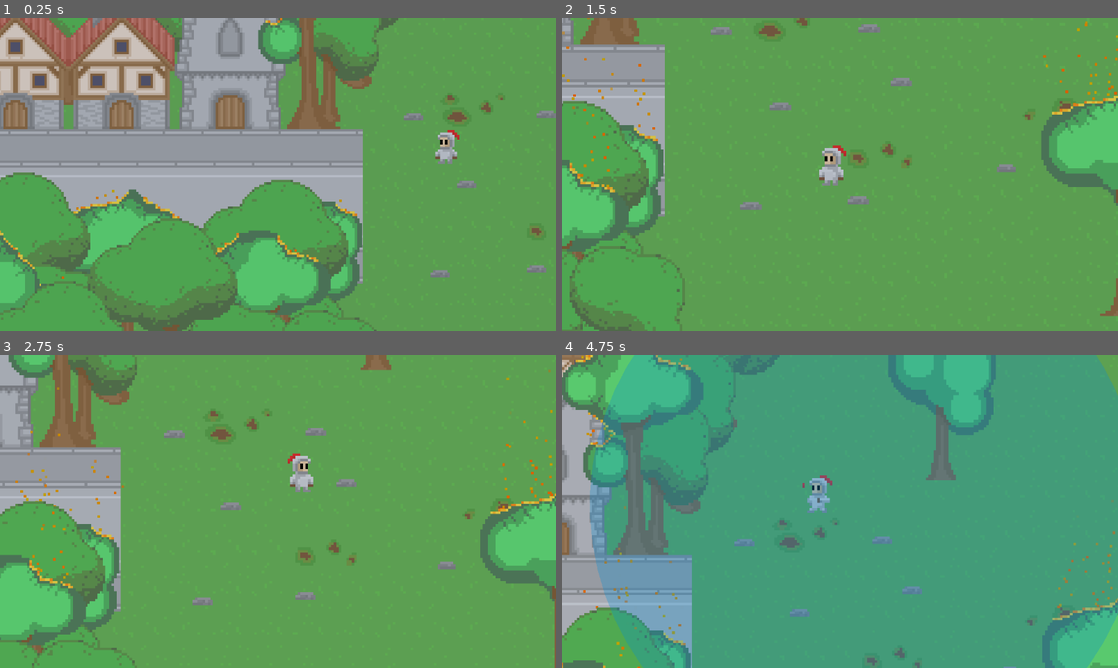
Above: before the commit, frames 1-4 (two rows, left to right).
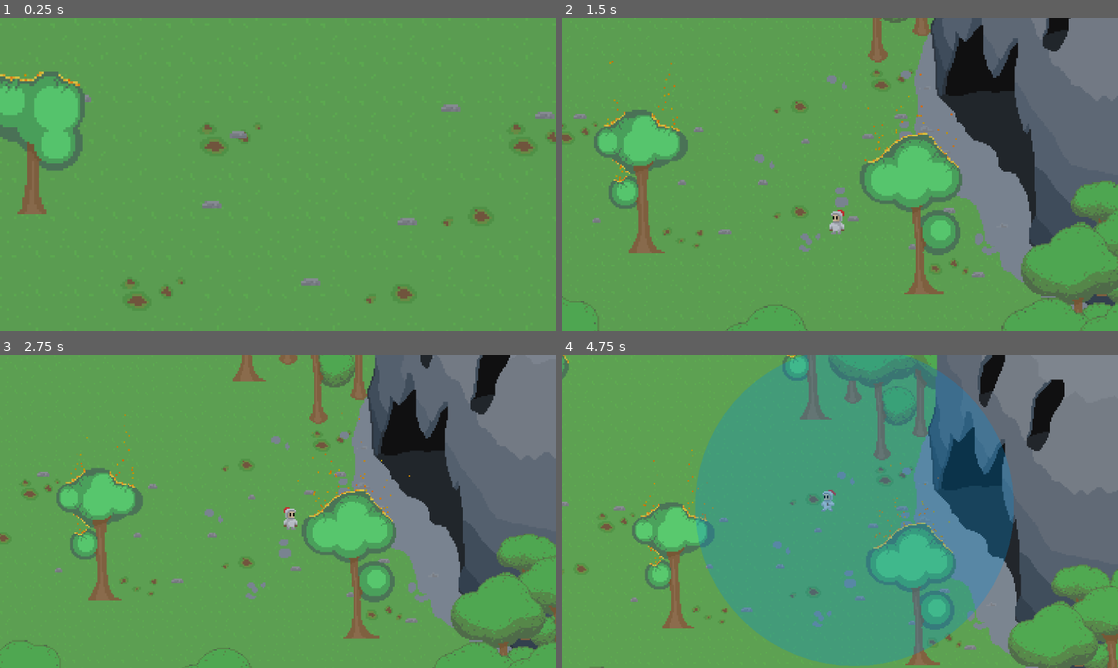
Above: after the commit, the same moments.

Repository: Senjia12/Game-dj-Ames
Game: Godot game, scene res://Level/game.tscn
The game is run twice, just before and just after one commit, with the same random seed, the same clock (stepped at 60 frames per second) and the same inputs.
Inputs (mouse positions are in pixels of both pictures, inside the frame that each line leads up to):
- Up to frame 1 (0.25 s): no input
- Up to frame 2 (1.5 s): move the mouse to (962, 158) at 0.52 s; hold D (right) 0.53-1.28 s; hold S (bottom) 0.53-1.28 s; tap E (interact) at 0.8, 1.35 s; move the mouse to (728, 190) at 1.27 s; hold A (left) from 1.28 s (still down)
- Up to frame 3 (2.75 s): tap W (top) at 1.55 s; move the mouse to (333, 442) at 2.02 s; release A (left) at 2.03 s; hold D (right) from 2.03 s (still down); hold W (top) from 2.03 s (still down); tap S (bottom) at 2.3 s
- Up to frame 4 (4.75 s): move the mouse to (812, 574) at 2.77 s; release W (top) at 2.78 s; tap S (bottom) at 2.85, 4.55 s; tap E (interact) at 3.05, 3.6 s; move the mouse to (1006, 558) at 3.52 s; release D (right) at 3.53 s; hold W (top) 3.53-4.28 s; hold A (left) from 3.53 s (still down); move the mouse to (673, 464) at 4.27 s; right-click (673, 464) at 4.35 s

The runs differ from the first frame. In frame 1, 44% of the frame differs, in the area x 0-100%, y 0-100%; in frame 2, 40%; in frame 3, 45%; in frame 4, 67%.

Commit message:
player anim

Diff:
--- a/bla/Level/cam limiter.gd
+++ b/bla/Level/cam limiter.gd
@@ -3,3 +3,4 @@
 
 @export var pos_diff := Vector2.ZERO
 @export var target_y := 0
+@export var zoom := 4
--- a/bla/Level/cam_controller.gd
+++ b/bla/Level/cam_controller.gd
@@ -35,15 +35,16 @@
 
 
 func _on_cam_limiter_area_entered(area: Area2D) -> void:
-	targeted_zoom = float(str(area.name))
+	targeted_zoom = area.zoom
 	target_diff = area.pos_diff
 	target_y = area.target_y
-	zoom = lerp(zoom,Vector2(targeted_zoom,targeted_zoom),0.1)
 
 
 
 func _on_cam_limiter_area_exited(area: Area2D) -> void:
 	if $"cam limiter".get_overlapping_areas() == []:
-		targeted_zoom = 5.0
+		targeted_zoom = 4.0
 		target_y = 0.0
 		target_diff = Vector2.ZERO
+	else:
+		_on_cam_limiter_area_entered($"cam limiter".get_overlapping_areas()[0])
--- a/bla/Level/game.tscn
+++ b/bla/Level/game.tscn
@@ -21,6 +21,7 @@
 [ext_resource type="PackedScene" uid="uid://dm7kvvmp8djqc" path="res://Level/Décor/Village/arbre brulé/arbre_feu_3.tscn" id="13_wb7f7"]
 [ext_resource type="PackedScene" uid="uid://bp7nj3jn3eudd" path="res://Level/Décor/Village/arbre brulé/arbre_feu_4.tscn" id="14_5tgih"]
 [ext_resource type="Texture2D" uid="uid://3335ha7b70ky" path="res://Level/Décor/Prairie/gadou.png" id="15_31yra"]
+[ext_resource type="Script" path="res://Level/grotte_du_dragon_entré.gd" id="15_phhvv"]
 [ext_resource type="PackedScene" uid="uid://cgpwhvfopas3p" path="res://Level/Décor/Village/arbre brulé/arbre_feu_5.tscn" id="15_wmllm"]
 [ext_resource type="Texture2D" uid="uid://btk45rhedgylf" path="res://Level/Décor/Prairie/Boue_1.png" id="16_22m1i"]
 [ext_resource type="PackedScene" uid="uid://deb32hb4c86on" path="res://Level/Décor/Village/arbre brulé/arbre_feu_1.tscn" id="16_qhkgf"]
@@ -45,6 +46,11 @@
 [ext_resource type="Texture2D" uid="uid://h354eet7pk0p" path="res://Level/Décor/motagne + point de vue/Zone_de_pierre_5.png" id="37_u5eci"]
 [ext_resource type="Script" path="res://Level/cam_controller.gd" id="43_6ya4a"]
 [ext_resource type="Script" path="res://Level/cam limiter.gd" id="44_bbdl7"]
+[ext_resource type="Texture2D" uid="uid://boiiujdyrwdum" path="res://Level/Décor/motagne + point de vue/Ciel_vue_badasse.png" id="46_1u8yh"]
+[ext_resource type="Script" path="res://Level/parallax_background.gd" id="46_26sb1"]
+
+[sub_resource type="RectangleShape2D" id="RectangleShape2D_uur4i"]
+size = Vector2(48, 84.986)
 
 [sub_resource type="TileSetAtlasSource" id="TileSetAtlasSource_klef5"]
 texture = ExtResource("1_8iq6g")
@@ -469,11 +475,11 @@
 [sub_resource type="RectangleShape2D" id="RectangleShape2D_fqjab"]
 size = Vector2(197, 76.5)
 
-[sub_resource type="RectangleShape2D" id="RectangleShape2D_8gjfb"]
-size = Vector2(310, 296)
-
 [sub_resource type="RectangleShape2D" id="RectangleShape2D_whiyv"]
-size = Vector2(310, 97)
+size = Vector2(182, 52)
+
+[sub_resource type="RectangleShape2D" id="RectangleShape2D_1skj8"]
+size = Vector2(294, 75)
 
 [sub_resource type="RectangleShape2D" id="RectangleShape2D_thji4"]
 size = Vector2(186, 146)
@@ -504,6 +510,19 @@
 
 [node name="village" type="Node2D" parent="."]
 y_sort_enabled = true
+
+[node name="GrotteDuDragon" type="Sprite2D" parent="village"]
+y_sort_enabled = true
+position = Vector2(1130, -13)
+texture = ExtResource("22_ybsam")
+script = ExtResource("15_phhvv")
+
+[node name="Area2D" type="Area2D" parent="village/GrotteDuDragon"]
+
+[node name="CollisionShape2D" type="CollisionShape2D" parent="village/GrotteDuDragon/Area2D"]
+position = Vector2(-112.744, 12.8505)
+rotation = -0.771057
+shape = SubResource("RectangleShape2D_uur4i")
 
 [node name="route" type="TileMapLayer" parent="village"]
 z_index = -1
@@ -539,7 +558,7 @@
 [node name="CollisionPolygon2D" type="CollisionPolygon2D" parent="village/StaticBody2D"]
 visible = false
 z_index = 50
-polygon = PackedVector2Array(215, -33, -46, -32, -44, 0, 5,  …(115 unchanged characters)… 325, 1003, 240, 1034, 146, 1041, 88, 1028, 65, 1024, 23, 1006, -10, 974, -8, 922, -24, 908, -79, 927, -174, 979, -2 …(388 unchanged characters)…
+polygon = PackedVector2Array(215, -33, -46, -32, -44, 0, 5,  …(115 unchanged characters)… 325, 1003, 240, 1034, 146, 1041, 88, 1025, 75, 1026, 37, 1017, 13, 997, -5, 975, -11, 922, -24, 908, -79, 927, -174, 979, -2 …(388 unchanged characters)…
 
 [node name="intérieur" type="TileMapLayer" parent="village"]
 y_sort_enabled = true
@@ -550,9 +569,9 @@
 [node name="int_detect" type="Area2D" parent="village/intérieur"]
 position = Vector2(-360, -51)
 script = ExtResource("7_rf7b1")
+out_pos = Vector2(80, -40)
 
 [node name="CollisionShape2D" type="CollisionShape2D" parent="village/intérieur/int_detect"]
-visible = false
 position = Vector2(0, 5)
 shape = SubResource("RectangleShape2D_qelq7")
 
@@ -1632,11 +1651,6 @@
 y_sort_enabled = true
 position = Vector2(928, -168)
 texture = ExtResource("5_i0rva")
-
-[node name="GrotteDuDragon" type="Sprite2D" parent="village"]
-y_sort_enabled = true
-position = Vector2(1130, -13)
-texture = ExtResource("22_ybsam")
 
 [node name="maison sorcière" type="AnimatedSprite2D" parent="village"]
 y_sort_enabled = true
@@ -2513,6 +2527,23 @@
 theme_override_fonts/font = ExtResource("6_2ynj0")
 text = "Press E to interact"
 
+[node name="press e enter" type="Label" parent="CanvasLayer/UI"]
+visible = false
+layout_mode = 1
+anchors_preset = 8
+anchor_left = 0.5
+anchor_top = 0.5
+anchor_right = 0.5
+anchor_bottom = 0.5
+offset_left = -74.0
+offset_top = 16.0
+offset_right = 73.0
+offset_bottom = 39.0
+grow_horizontal = 2
+grow_vertical = 2
+theme_override_fonts/font = ExtResource("6_2ynj0")
+text = "Press E to enter"
+
 [node name="dmg" type="ColorRect" parent="CanvasLayer/UI"]
 layout_mode = 1
 anchors_preset = 15
@@ -2543,7 +2574,7 @@
 
 [node name="Player" parent="." instance=ExtResource("12_l25pa")]
 process_mode = 3
-position = Vector2(259, -18)
+position = Vector2(880, 31)
 
 [node name="Cam Controller" type="Camera2D" parent="."]
 zoom = Vector2(5, 5)
@@ -2560,46 +2591,62 @@
 [node name="Cam limiter" type="Node2D" parent="."]
 
 [node name="8" type="Area2D" parent="Cam limiter"]
+visible = false
 collision_layer = 128
 collision_mask = 128
 script = ExtResource("44_bbdl7")
 target_y = -40
+zoom = 8
 
 [node name="CollisionShape2D" type="CollisionShape2D" parent="Cam limiter/8"]
 position = Vector2(-20.75, 0.25)
 shape = SubResource("RectangleShape2D_83m3b")
 
 [node name="7" type="Area2D" parent="Cam limiter"]
+visible = false
 collision_layer = 128
 collision_mask = 128
 script = ExtResource("44_bbdl7")
 target_y = -40
+zoom = 7
 
 [node name="CollisionShape2D" type="CollisionShape2D" parent="Cam limiter/7"]
 position = Vector2(105.5, 0.25)
 shape = SubResource("RectangleShape2D_fqjab")
 
-[node name="4" type="Area2D" parent="Cam limiter"]
-visible = false
-position = Vector2(719, 276)
-collision_layer = 128
-collision_mask = 128
-script = ExtResource("44_bbdl7")
-
-[node name="CollisionShape2D" type="CollisionShape2D" parent="Cam limiter/4"]
-shape = SubResource("RectangleShape2D_8gjfb")
-
 [node name="3" type="Area2D" parent="Cam limiter"]
-visible = false
 position = Vector2(985, 2)
 collision_layer = 128
 collision_mask = 128
 script = ExtResource("44_bbdl7")
 target_y = 1
+zoom = 3
 
 [node name="CollisionShape2D" type="CollisionShape2D" parent="Cam limiter/3"]
 position = Vector2(0, 25.5)
 shape = SubResource("RectangleShape2D_whiyv")
+
+[node name="2" type="Area2D" parent="Cam limiter"]
+position = Vector2(985, 2)
+collision_layer = 128
+collision_mask = 128
+script = ExtResource("44_bbdl7")
+zoom = 2
+
+[node name="CollisionShape2D2" type="CollisionShape2D" parent="Cam limiter/2"]
+position = Vector2(-355, -454)
+shape = SubResource("RectangleShape2D_whiyv")
+
+[node name="4" type="Area2D" parent="Cam limiter"]
+position = Vector2(985, 2)
+collision_layer = 128
+collision_mask = 128
+script = ExtResource("44_bbdl7")
+zoom = 3
+
+[node name="CollisionShape2D2" type="CollisionShape2D" parent="Cam limiter/4"]
+position = Vector2(-355, -428.5)
+shape = SubResource("RectangleShape2D_1skj8")
 
 [node name="5" type="Area2D" parent="Cam limiter"]
 visible = false
@@ -2607,6 +2654,7 @@
 collision_layer = 128
 collision_mask = 128
 script = ExtResource("44_bbdl7")
+zoom = 5
 
 [node name="CollisionShape2D" type="CollisionShape2D" parent="Cam limiter/5"]
 shape = SubResource("RectangleShape2D_thji4")
@@ -2617,6 +2665,7 @@
 collision_layer = 128
 collision_mask = 128
 script = ExtResource("44_bbdl7")
+zoom = 6
 
 [node name="CollisionShape2D" type="CollisionShape2D" parent="Cam limiter/6"]
 shape = SubResource("RectangleShape2D_o5i7y")
@@ -2665,6 +2714,20 @@
 rotation = -2.9492
 shape = SubResource("RectangleShape2D_cb3n3")
 
+[node name="ParallaxBackground" type="ParallaxBackground" parent="."]
+script = ExtResource("46_26sb1")
+
+[node name="ParallaxLayer" type="ParallaxLayer" parent="ParallaxBackground"]
+motion_scale = Vector2(0.8, 0)
+motion_mirroring = Vector2(758, 0)
+
+[node name="Sprite2D" type="Sprite2D" parent="ParallaxBackground/ParallaxLayer"]
+position = Vector2(0, 92.5)
+texture = ExtResource("46_1u8yh")
+
+[connection signal="body_entered" from="village/GrotteDuDragon/Area2D" to="village/GrotteDuDragon" method="_on_area_2d_body_entered"]
+[connection signal="body_exited" from="village/GrotteDuDragon/Area2D" to="village/GrotteDuDragon" method="_on_area_2d_body_exited"]
 [connection signal="body_entered" from="village/intérieur/int_detect" to="village/intérieur/int_detect" method="_on_body_entered"]
+[connection signal="body_exited" from="village/intérieur/int_detect" to="village/intérieur/int_detect" method="_on_body_exited"]
 [connection signal="area_entered" from="Cam Controller/cam limiter" to="Cam Controller" method="_on_cam_limiter_area_entered"]
 [connection signal="area_exited" from="Cam Controller/cam limiter" to="Cam Controller" method="_on_cam_limiter_area_exited"]
--- /dev/null
+++ b/bla/Level/grotte_du_dragon_entré.gd
@@ -0,0 +1,22 @@
+extends Sprite2D
+
+
+var player_in := false
+
+
+func _input(event: InputEvent) -> void:
+	if Input.is_action_just_pressed("interact") && player_in:
+		get_tree().change_scene("res://Level/Grotte/grotte.tscn")
+
+
+
+func _on_area_2d_body_entered(body: Node2D) -> void:
+	if body.is_in_group("player"):
+		Globals.UI.get_node("press e enter").show()
+		player_in = true
+
+
+func _on_area_2d_body_exited(body: Node2D) -> void:
+	if body.is_in_group("player"):
+		Globals.UI.get_node("press e enter").hide()
+		player_in = false
--- a/bla/Level/int_detect.gd
+++ b/bla/Level/int_detect.gd
@@ -2,7 +2,7 @@
 
 
 
-
+@export var out_pos := Vector2.ZERO
 
 
 
@@ -10,3 +10,10 @@
 	if body.is_in_group("player"):
 		Globals.cam_controller.position_smoothing_enabled = true
 		Globals.cam_controller.inside_room(global_position)
+
+
+func _on_body_exited(body: Node2D) -> void:
+	if body.is_in_group("player"):
+		Globals.cam_controller.position_smoothing_enabled = false
+		Globals.cam_controller.in_room = false
+		Globals.player.global_position = out_pos
--- /dev/null
+++ b/bla/Level/parallax_background.gd
@@ -0,0 +1,5 @@
+extends ParallaxBackground
+
+
+func _physics_process(delta: float) -> void:
+	offset += Vector2.RIGHT * delta * 25
Not shown: 1 places in bla/Level/game.tscn that only renumber resources
Binary file changed: bla/Unit/Joueur/joueur_run.png
